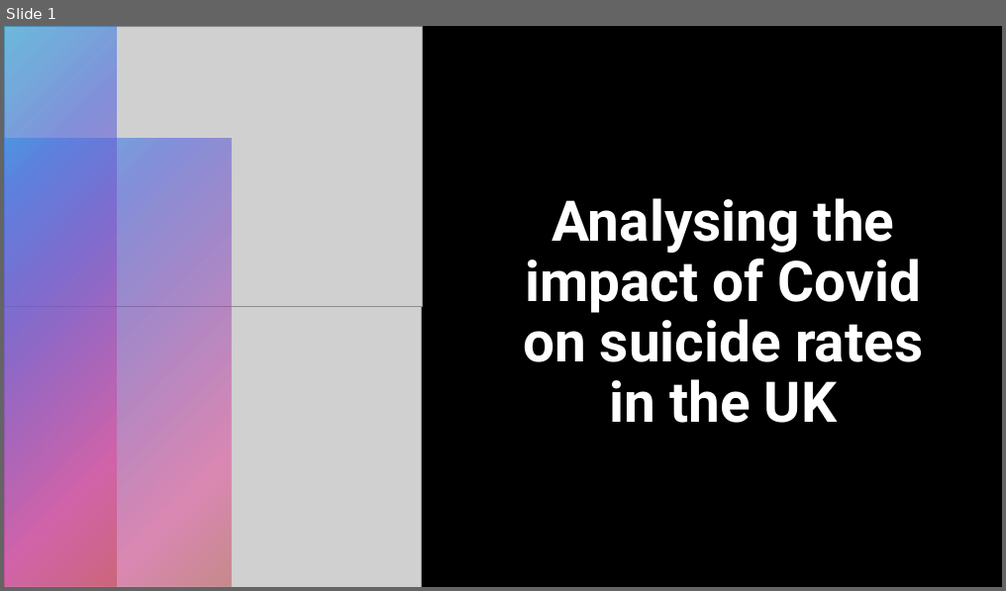
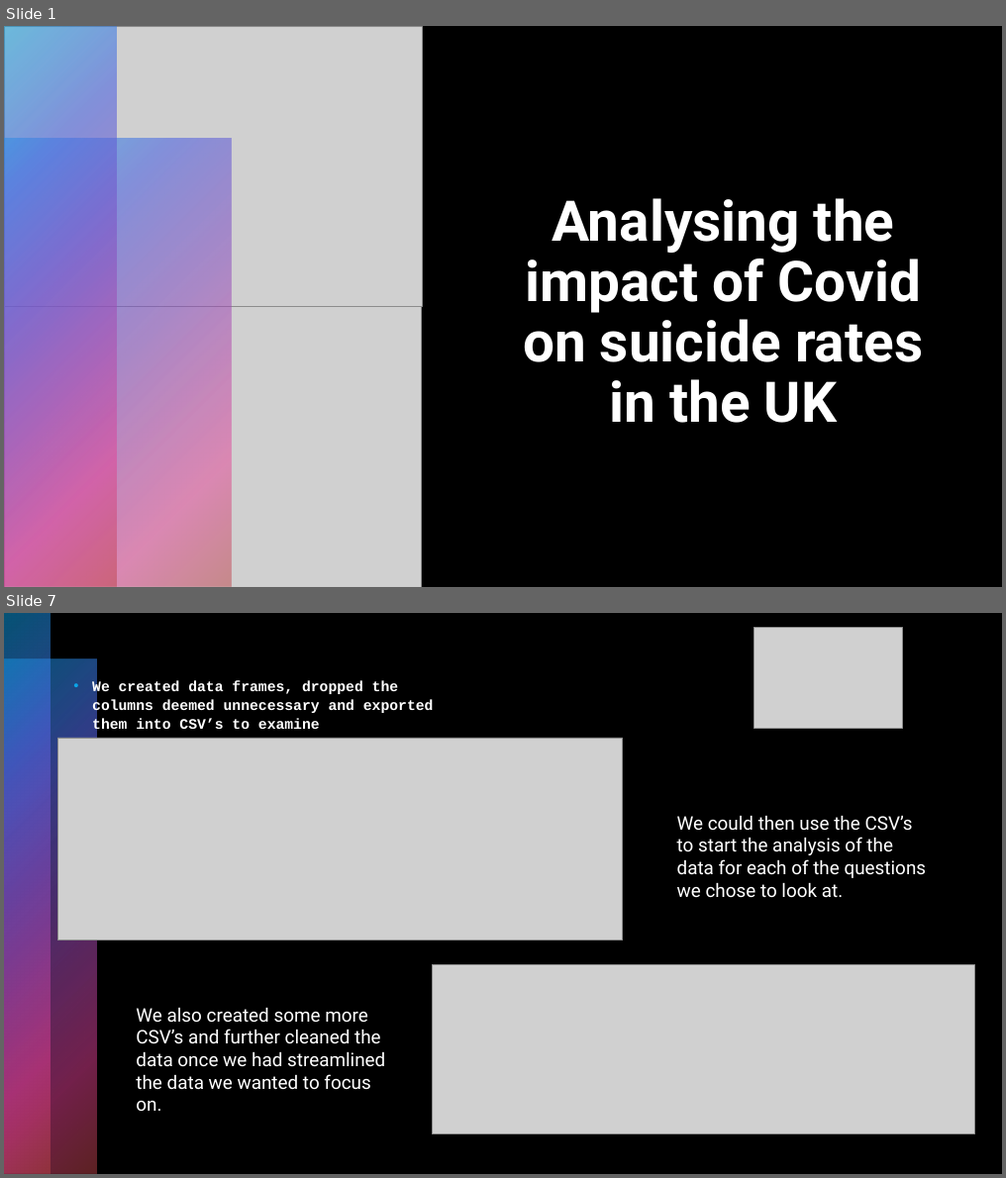
Before and after one commit to HJandu/Project_1_Covid19, a slide deck: Project 1 Presentation.pptx. Shown one above the other, each under a label of ours: slide 1 before the commit, slides 1 and 7 after it; the slides between them are not shown. The pictures are 1006x591 and 1006x1178 pixels, drawn with LibreOffice and Linux fonts; fonts in the diff are those of the drawing; grey boxes stand for pictures. Boxes give left, top, right and bottom in pixels: in the first picture for what was removed or moved away, otherwise in the second. Text is boxed around its words. In the diff, an @@ line names an element or a change of style, - is before the commit and + after.

```diff
--- a/Project 1 Presentation.pptx
+++ b/Project 1 Presentation.pptx
@@ slide 7 added at <box>4,613,1002,1174</box>, background #000000 @@
@@ rectangle added at <box>4,613,51,1174</box>, fill gradient #0BA5E8 to #5066E1 to #894EC0 to #E54196 to #BE4449 @@
@@ picture added at <box>754,628,903,728</box> @@
@@ rectangle added at <box>4,660,97,1174</box>, fill gradient #0BA5E8 to #5066E1 to #894EC0 to #E54196 to #BE4449 @@
@@ text added at <box>92,680,434,735</box>, 14 pt, text #FFFFFF, bold @@
+• We created data frames, dropped the columns deemed unnecessary and exported them into CSV’s to examine
@@ picture added at <box>57,738,623,941</box> @@
@@ text added at <box>677,815,927,898</box>, 18 pt, text #FFFFFF @@
+We could then use the CSV’s to start the analysis of the data for each of the questions we chose to look at.
@@ picture added at <box>433,964,975,1134</box> @@
@@ text added at <box>136,1007,385,1112</box>, 18 pt, text #FFFFFF @@
+We also created some more CSV’s and further cleaned the data once we had streamlined the data we wanted to focus on.
```
Also in this commit, not shown: 22 other slides added.
